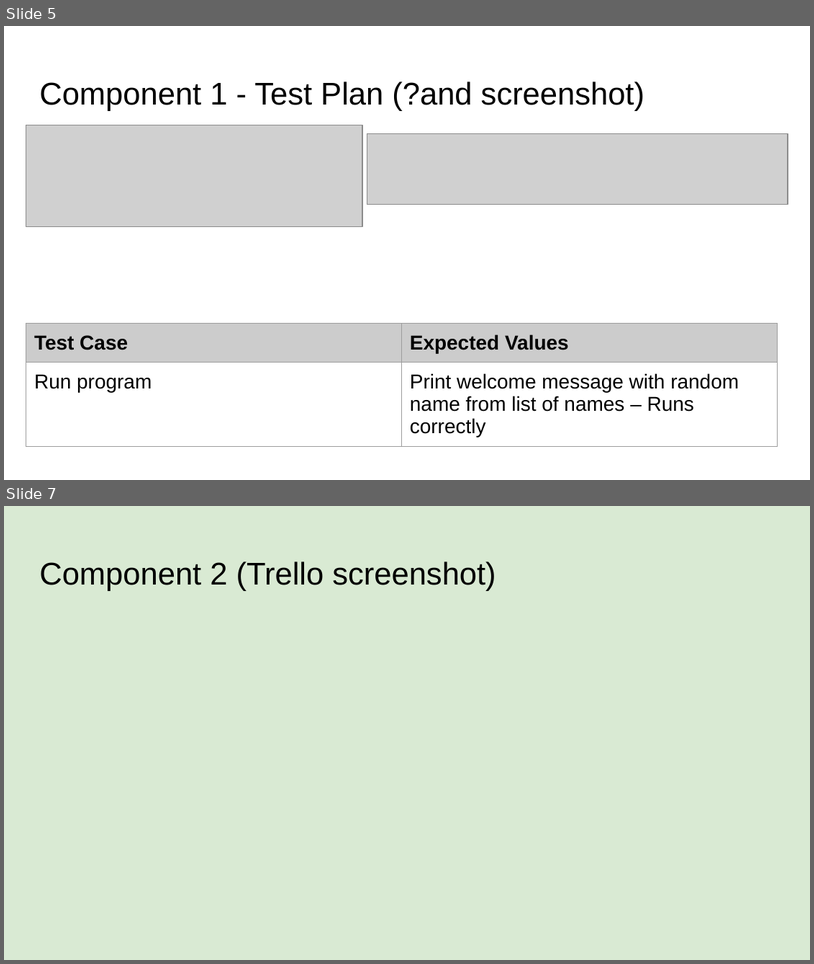
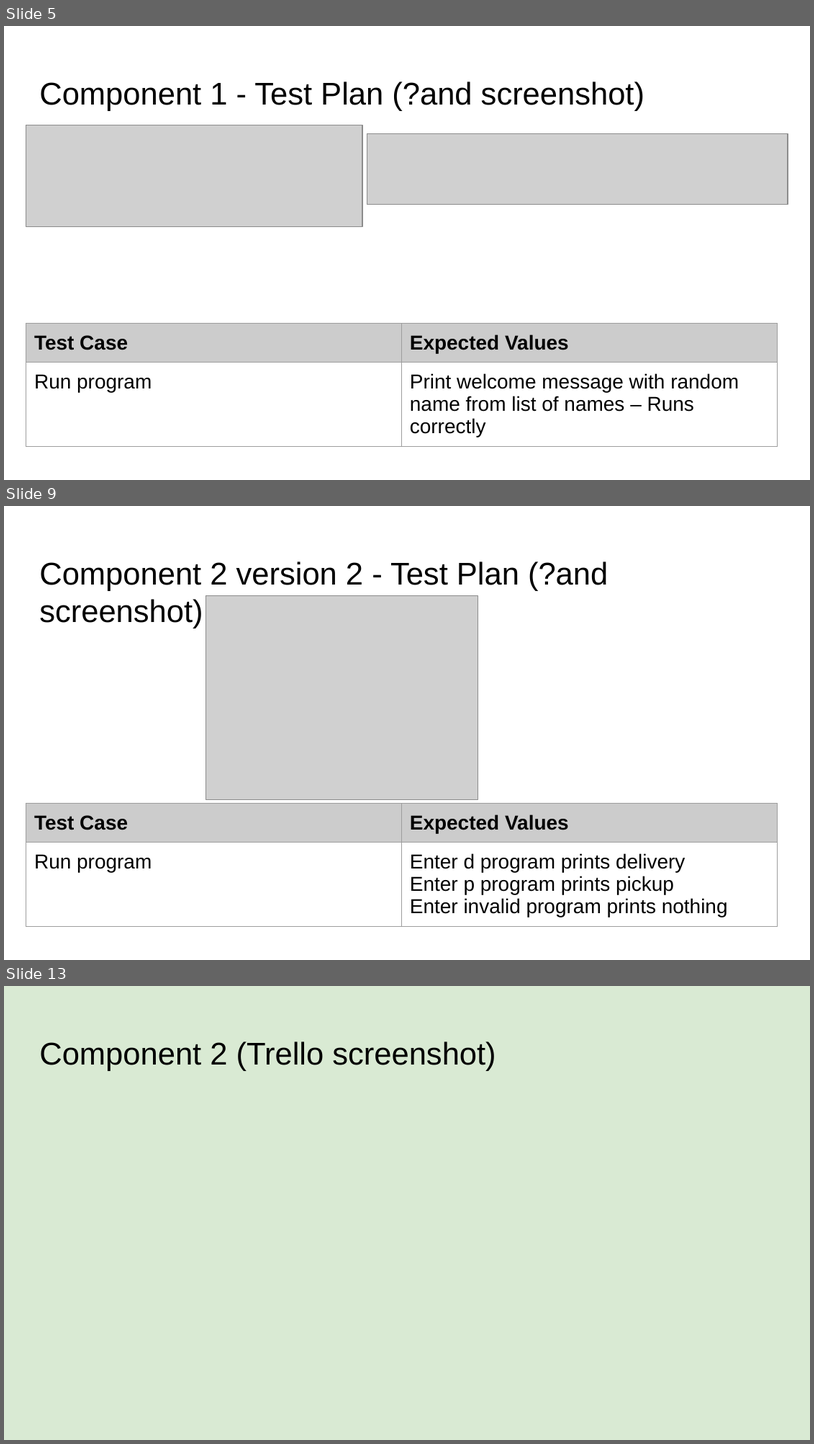
Before and after one commit to George7387/pizza_bot, a slide deck: 022_91893+_+91897+Documentation.pptx. Shown one above the other, each under a label of ours: slides 5 and 7 before the commit, slides 5, 9 and 13 after it; the slides between them are not shown. The pictures are 814x964 and 814x1444 pixels, drawn with LibreOffice and Linux fonts; fonts in the diff are those of the drawing; grey boxes stand for pictures. Boxes give left, top, right and bottom in pixels: in the first picture for what was removed or moved away, otherwise in the second. Text is boxed around its words. In the diff, an @@ line names an element or a change of style, - is before the commit and + after.

Commit message:
Pick up and delivery with numbers
Only can use number 1 or 2 for the orders depending on if its pick up or delivery

```diff
--- a/022_91893+_+91897+Documentation.pptx
+++ b/022_91893+_+91897+Documentation.pptx
@@ slide 9 added at box(4, 506, 810, 960), background #FFFFFF @@
@@ title added at box(39, 561, 608, 628), 28 pt, text #000000 @@
+Component 2 version 2 - Test Plan (?and screenshot)
@@ picture added at box(206, 595, 477, 800) @@
@@ table added at box(26, 803, 778, 932), 2 rows, 2 columns @@
+Test Case | Expected Values
+Run program | Enter d program prints delivery / Enter p program prints pickup / Enter invalid program prints nothing
@@ what was slide 7 is now slide 13 @@
```
Also in this commit, not shown: 2 slides changed, 4 other slides added, 2 other files.
